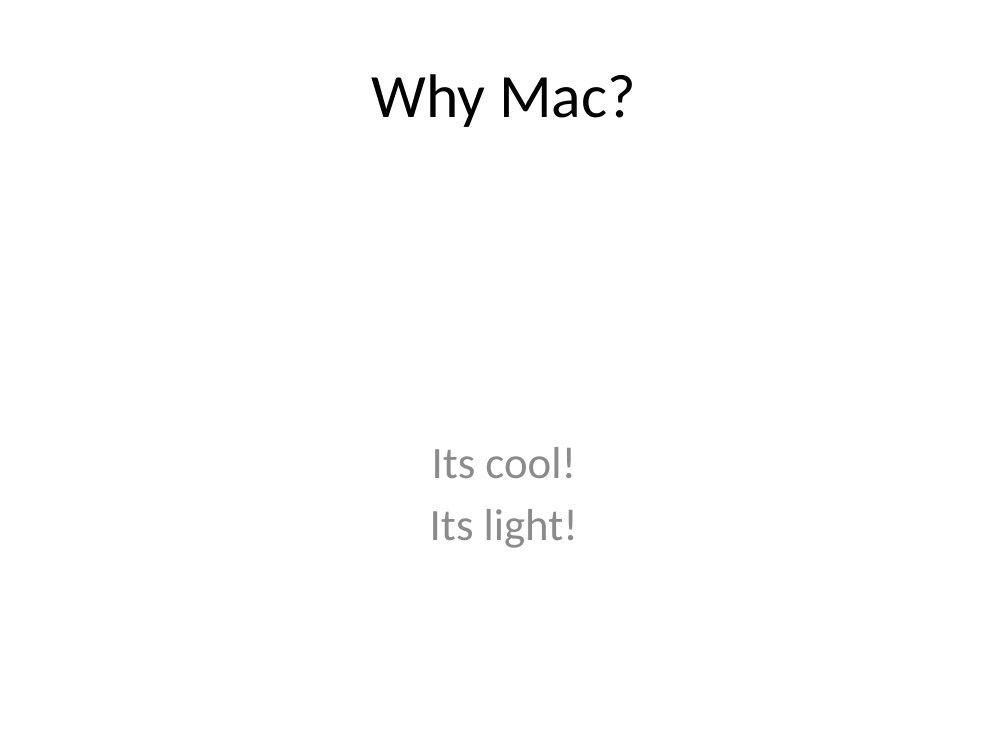
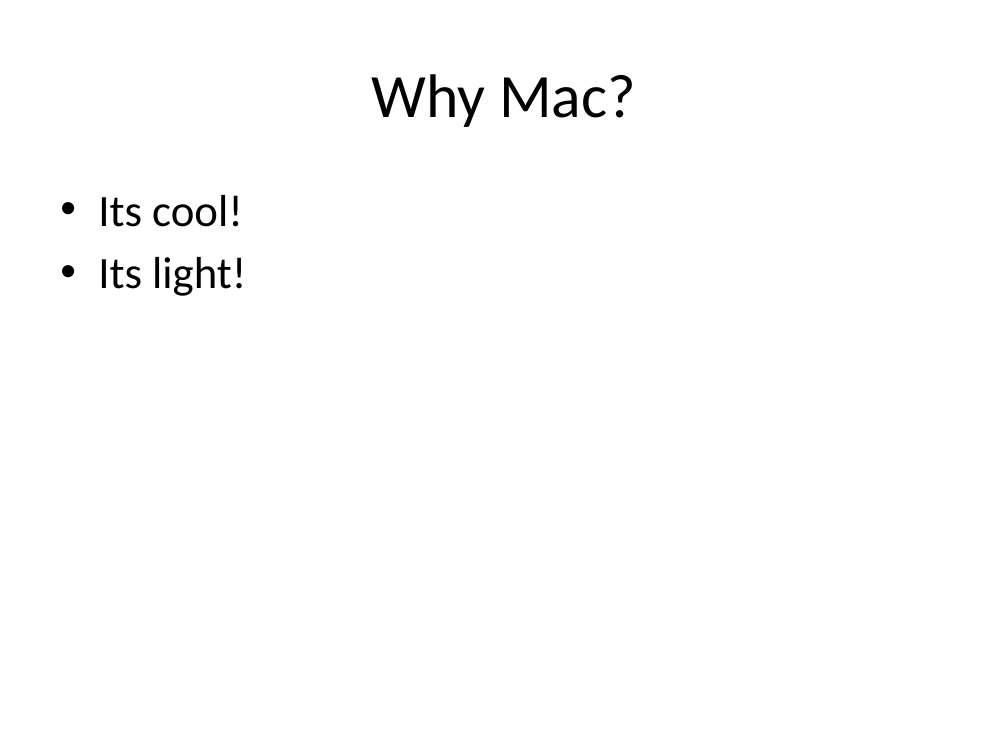
Before and after one commit to pythonicrubyist/powerpoint, a slide deck: slide 2 of samples/pptx/sample.pptx. Drawn at 1008x756 pixels with LibreOffice and Linux fonts; fonts in the diff are those of the drawing. Boxes give left, top, right and bottom in pixels: in the first picture for what was removed or moved away, otherwise in the second. Text is boxed around its words. In the diff, an @@ line names an element or a change of style, - is before the commit and + after.

```diff
--- a/samples/pptx/sample.pptx
+++ b/samples/pptx/sample.pptx
@@ text "Its cool!": place and size @@
-text "Its cool!" at <box>430,447,578,548</box>
+text "Its cool!" at <box>98,195,246,296</box>
@@ text "Its cool!" at <box>98,195,246,296</box>: text colour #8C8C8C to #000000; alignment centre to left; bullet none to • @@
```
Also in this commit, not shown: 6 other slides changed, 1 slide added, 6 other files.
